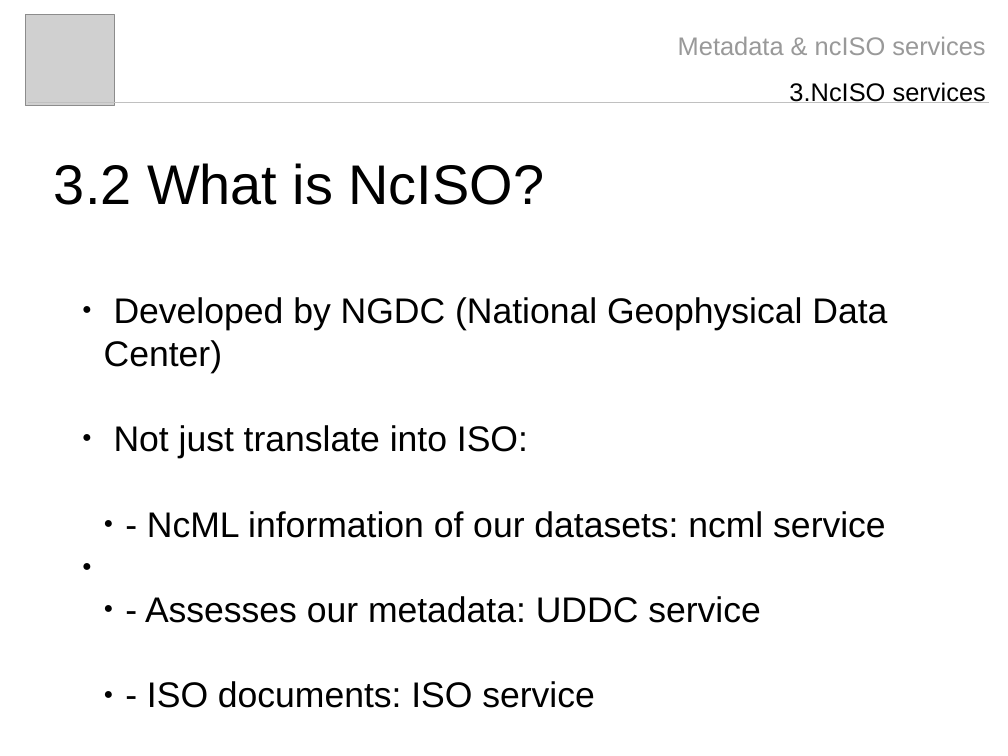
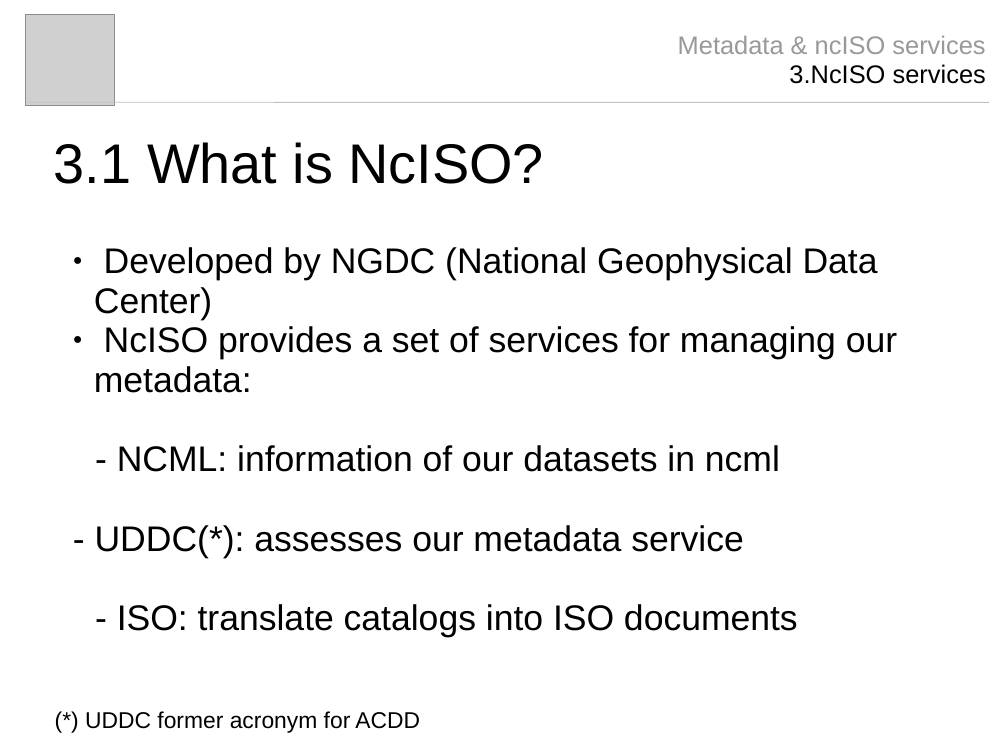
Before and after one commit to Unidata/thredds, a slide deck: slide 10 of docs/web/thredds/tech/tds4.3/reference/ncISO/metadata_ncISO.odp. Drawn at 1008x756 pixels with LibreOffice and Linux fonts; fonts in the diff are those of the drawing; grey boxes stand for pictures. Boxes give left, top, right and bottom in pixels: in the first picture for what was removed or moved away, otherwise in the second. Text is boxed around its words. In the diff, an @@ line names an element or a change of style, - is before the commit and + after.

```diff
--- a/docs/web/thredds/tech/tds4.3/reference/ncISO/metadata_ncISO.odp
+++ b/docs/web/thredds/tech/tds4.3/reference/ncISO/metadata_ncISO.odp
@@ text "Metadata & ncISO services 3.NcISO ..." at (x1=678, y1=35, x2=986, y2=84): line spacing 1.5 to 0.93 @@
@@ line (28, 102) - (989, 102): stroke #C0C0C0 0 pt to #C0C0C0 0.74 pt @@
@@ title at (x1=54, y1=142, x2=544, y2=184): text changed @@
-3.2 What is NcISO?
+3.1 What is NcISO?
@@ text "Developed by NGDC (National Geophysical ..." moved from (x1=104, y1=297, x2=887, y2=708) to (x1=94, y1=247, x2=897, y2=637) @@
@@ text at (x1=94, y1=247, x2=878, y2=320): indent changed; line spacing 1 to 0.93 @@
@@ text at (x1=94, y1=326, x2=897, y2=637): text changed @@
-● Not just translate into ISO:
-  ● - NcML information of our datasets: ncml service
-  ● - Assesses our metadata: UDDC service
-  ● - ISO documents: ISO service
+● NcISO provides a set of services for managing our metadata:
+  - NCML: information of our datasets in ncml
+- UDDC(*): assesses our metadata service
+  - ISO: translate catalogs into ISO documents
@@ text added at (x1=85, y1=711, x2=420, y2=733), 18 pt, text #000000 @@
+(*) UDDC former acronym for ACDD
```
Also in this commit, not shown: 10 other slides changed, 2 slides added, 7 slides removed, 1 other file.
